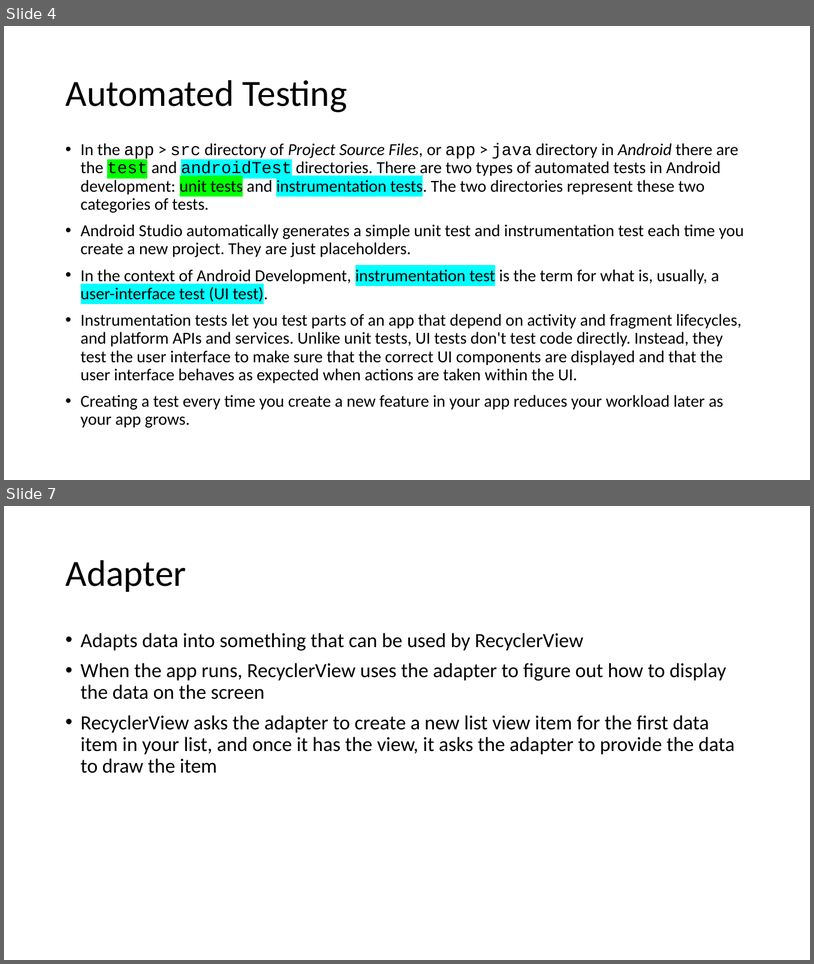
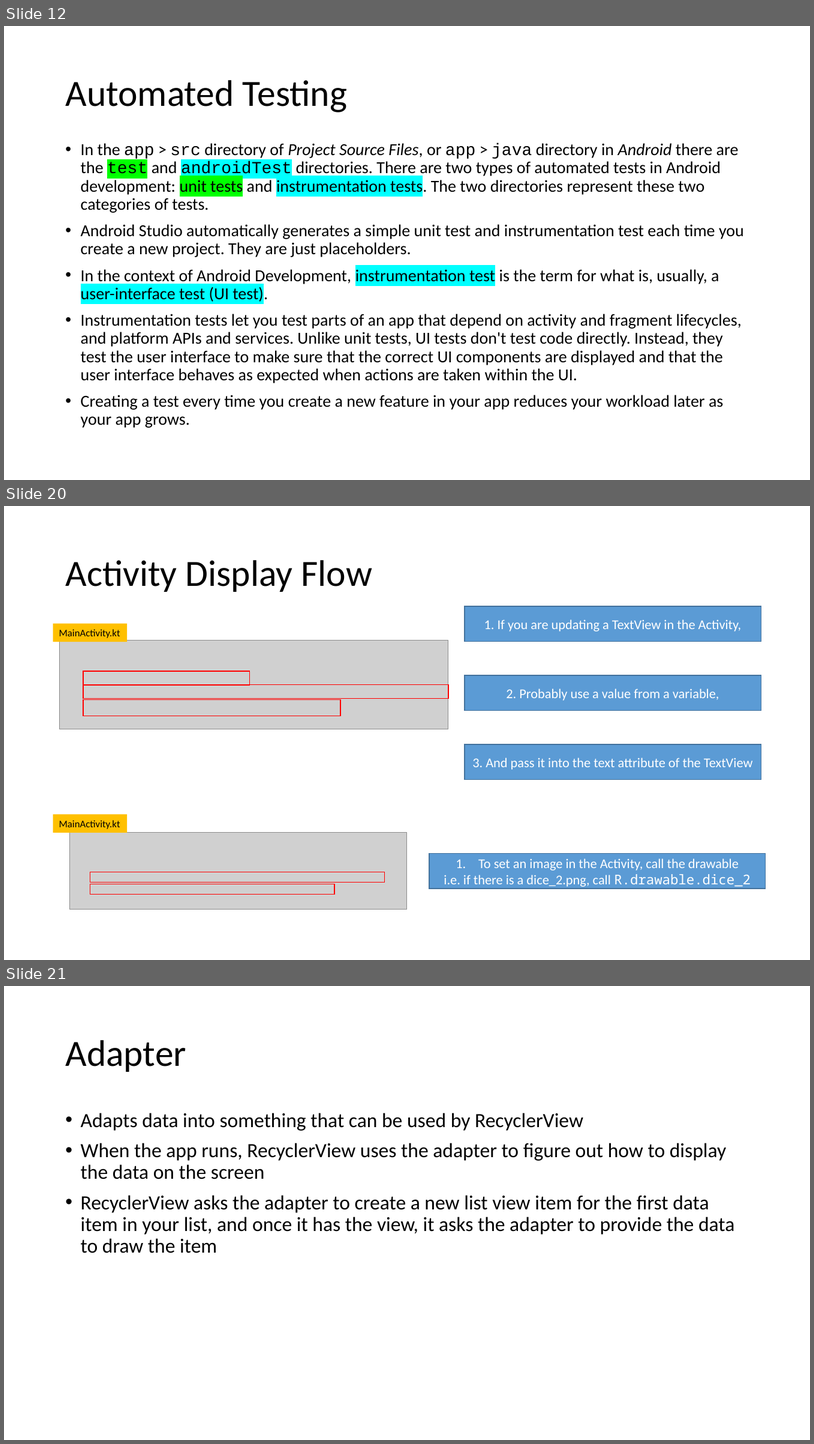
Before and after one commit to joellecorliss/Associate-Android-Developer, a slide deck: Android Basics in Kotlin.pptx. Shown one above the other, each under a label of ours: slides 4 and 7 before the commit, slides 12, 20 and 21 after it; the slides between them are not shown. The pictures are 814x964 and 814x1444 pixels, drawn with LibreOffice and Linux fonts; fonts in the diff are those of the drawing; grey boxes stand for pictures. Boxes give left, top, right and bottom in pixels: in the first picture for what was removed or moved away, otherwise in the second. Text is boxed around its words. In the diff, an @@ line names an element or a change of style, - is before the commit and + after.

```diff
--- a/Android Basics in Kotlin.pptx
+++ b/Android Basics in Kotlin.pptx
@@ slide 20 added at box(4, 506, 810, 960), background #FFFFFF @@
@@ title added at box(65, 560, 372, 592), 44 pt, text #000000 @@
+Activity Display Flow
@@ rectangle added at box(465, 606, 761, 642), fill #5B9BD5, outline #43739E 1 pt, 16 pt, text #FFFFFF @@
+1. If you are updating a TextView in the Activity,
@@ rectangle added at box(53, 624, 128, 642), fill #FFC000, 12 pt, text #000000 @@
+MainActivity.kt
@@ picture added at box(60, 640, 449, 729) @@
@@ rectangle added at box(83, 671, 250, 685), outline #FF0000 1 pt @@
@@ rectangle added at box(83, 684, 449, 699), outline #FF0000 1 pt @@
@@ rectangle added at box(465, 675, 761, 711), fill #5B9BD5, outline #43739E 1 pt, 16 pt, text #FFFFFF @@
+2. Probably use a value from a variable,
@@ rectangle added at box(83, 700, 341, 716), outline #FF0000 1 pt @@
@@ rectangle added at box(465, 744, 761, 780), fill #5B9BD5, outline #43739E 1 pt, 16 pt, text #FFFFFF @@
+3. And pass it into the text attribute of the TextView
@@ rectangle added at box(53, 814, 128, 832), fill #FFC000, 12 pt, text #000000 @@
+MainActivity.kt
@@ picture added at box(69, 832, 407, 910) @@
@@ rectangle added at box(429, 853, 766, 888), fill #5B9BD5, outline #43739E 1 pt, 16 pt, text #FFFFFF @@
+1. To set an image in the Activity, call the drawable
+i.e. if there is a dice_2.png, call R.drawable.dice_2
@@ rectangle added at box(90, 883, 335, 894), outline #FF0000 1 pt @@
@@ rectangle added at box(90, 871, 384, 882), outline #FF0000 1 pt @@
@@ what was slide 4 is now slide 12 @@
@@ what was slide 7 is now slide 21 @@
```
Also in this commit, not shown: 3 slides changed, 14 other slides added.
